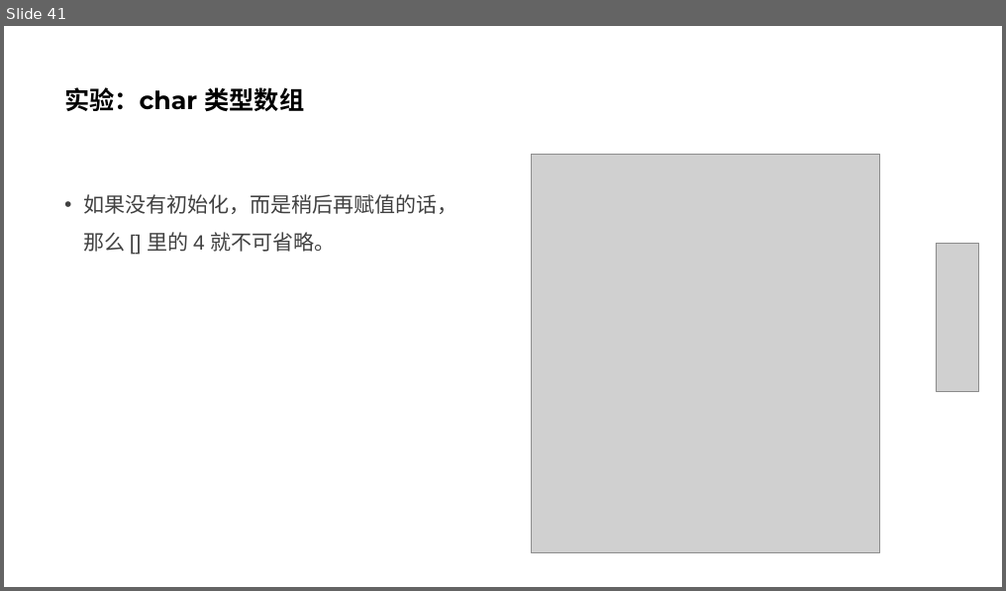
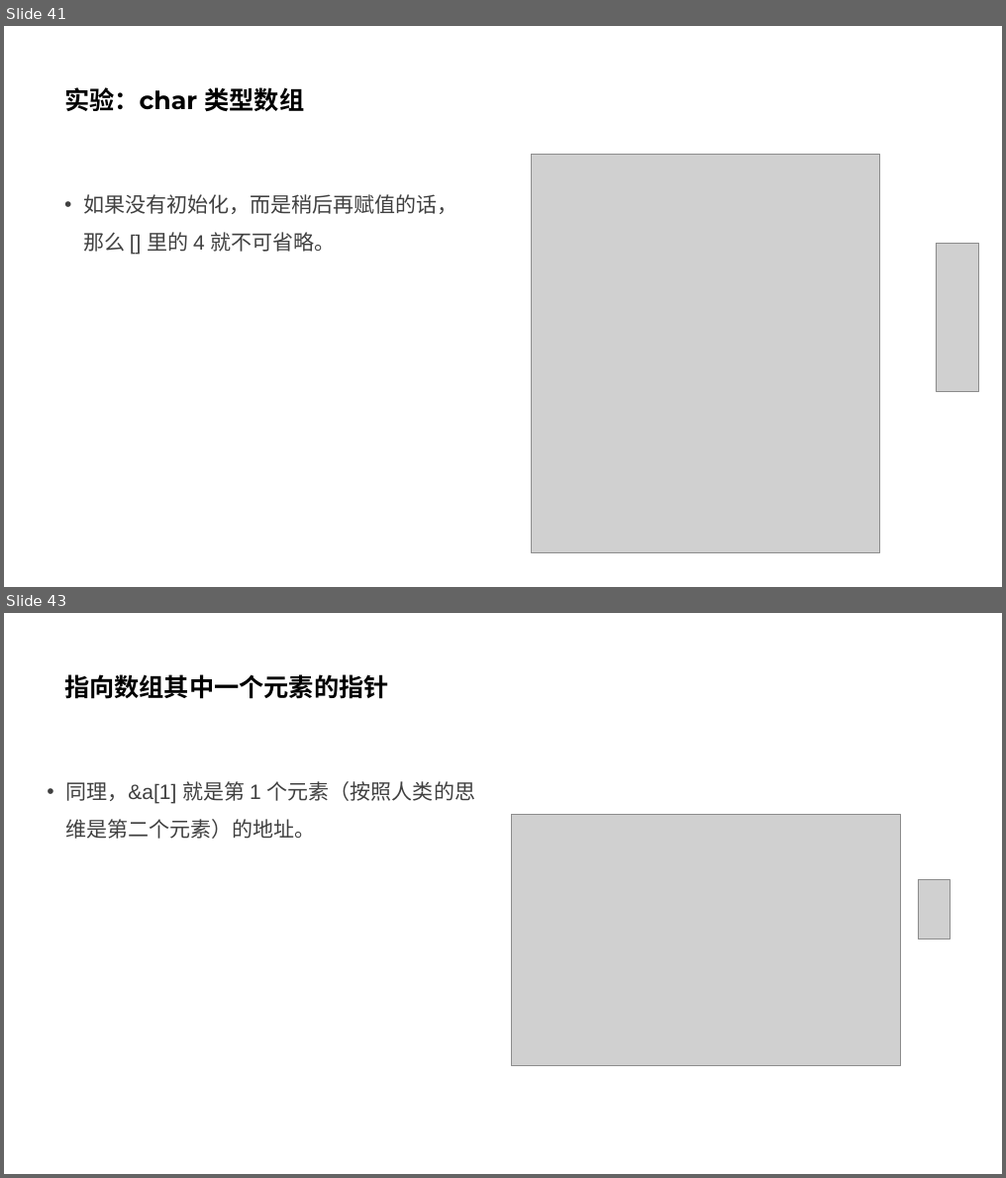
Before and after one commit to parallel101/course, a slide deck: 12/slides.pptx. Shown one above the other, each under a label of ours: slide 41 before the commit, slides 41 and 43 after it; the slides between them are not shown. The pictures are 1006x591 and 1006x1178 pixels, drawn with LibreOffice and Linux fonts; fonts in the diff are those of the drawing; grey boxes stand for pictures. Boxes give left, top, right and bottom in pixels: in the first picture for what was removed or moved away, otherwise in the second. Text is boxed around its words. In the diff, an @@ line names an element or a change of style, - is before the commit and + after.

```diff
--- a/12/slides.pptx
+++ b/12/slides.pptx
@@ slide 43 added at <box>4,613,1002,1174</box>, background #FFFFFF @@
@@ title added at <box>64,674,389,699</box>, 24 pt, text #000000, bold @@
+指向数组其中一个元素的指针
@@ text added at <box>65,781,475,839</box>, 20 pt, text #404040 @@
+• 同理，&a[1] 就是第 1 个元素（按照人类的思维是第二个元素）的地址。
@@ picture added at <box>512,815,901,1066</box> @@
@@ picture added at <box>918,879,949,940</box> @@
```
Also in this commit, not shown: 1 slide changed, 6 other slides added, 8 other files.
